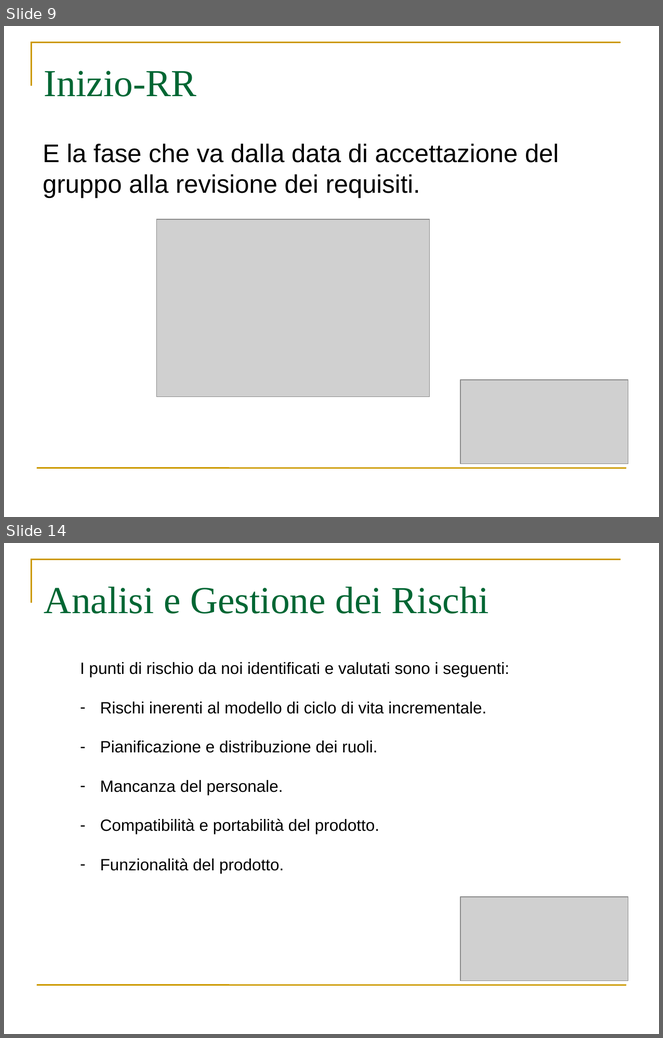
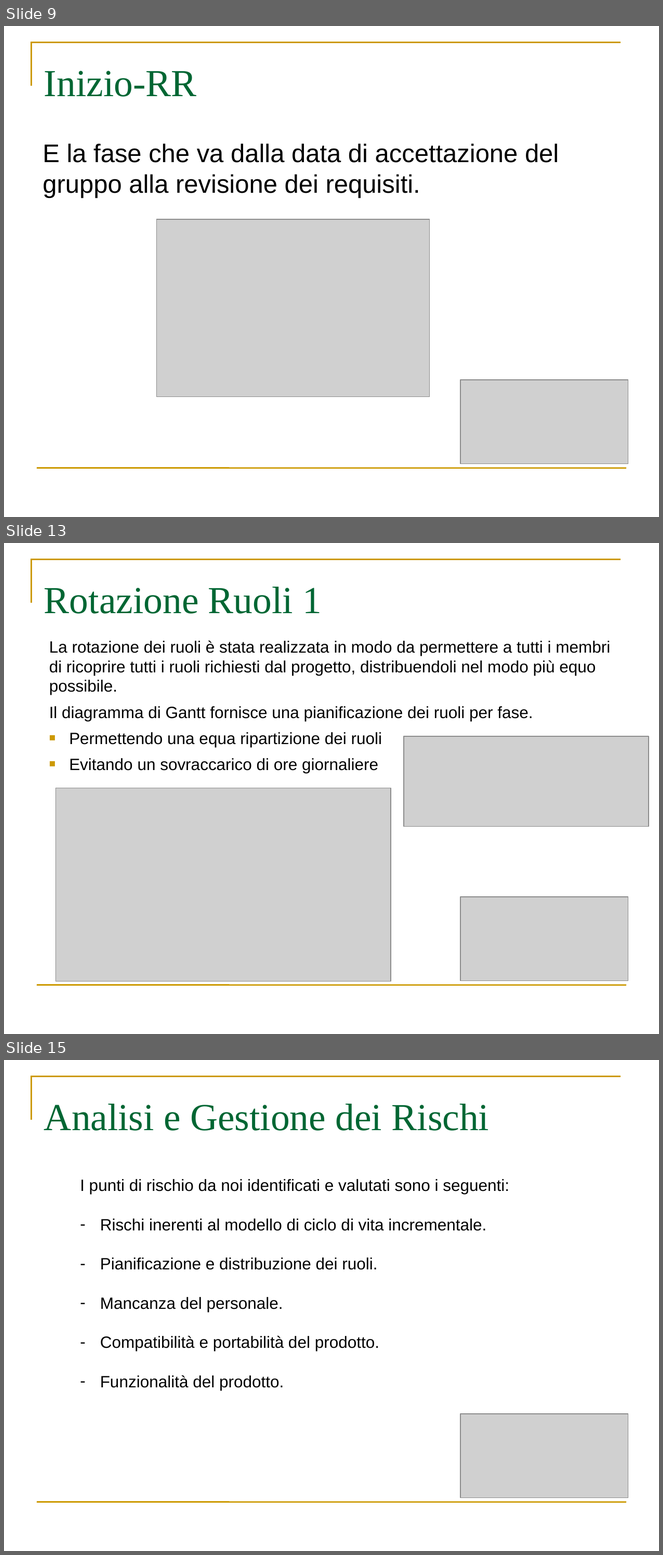
Before and after one commit to webshape/ajaxdraw, a slide deck: doc/PresentazioneRR/PresentazionePianoDiProgetto.ppt. Shown one above the other, each under a label of ours: slides 9 and 14 before the commit, slides 9, 13 and 15 after it; the slides between them are not shown. The pictures are 663x1038 and 663x1555 pixels, drawn with LibreOffice and Linux fonts; fonts in the diff are those of the drawing; grey boxes stand for pictures. Boxes give left, top, right and bottom in pixels: in the first picture for what was removed or moved away, otherwise in the second. Text is boxed around its words. In the diff, an @@ line names an element or a change of style, - is before the commit and + after.

```diff
--- a/doc/PresentazioneRR/PresentazionePianoDiProgetto.ppt
+++ b/doc/PresentazioneRR/PresentazionePianoDiProgetto.ppt
@@ slide 13 added at (4,543,659,1034), background #FFFFFF; not listed: 2 template elements that a slide beside it also shows @@
@@ title added at (44,587,322,614), 42 pt, text #006633 @@
+Rotazione Ruoli 1
@@ text added at (49,640,610,773), 18 pt, text #000000 @@
+La rotazione dei ruoli è stata realizzata in modo da permettere a tutti i membri di ricoprire tutti i ruoli richiesti dal progetto, distribuendoli nel modo più equo possibile.
+Il diagramma di Gantt fornisce una pianificazione dei ruoli per fase.
+■ Permettendo una equa ripartizione dei ruoli
+■ Evitando un sovraccarico di ore giornaliere
@@ picture added at (404,736,649,827) @@
@@ picture added at (56,788,391,981) @@
@@ picture added at (461,897,629,981) @@
@@ what was slide 14 is now slide 15 @@
```
Also in this commit, not shown: 2 slides changed, 3 other slides added, 3 slides removed.
